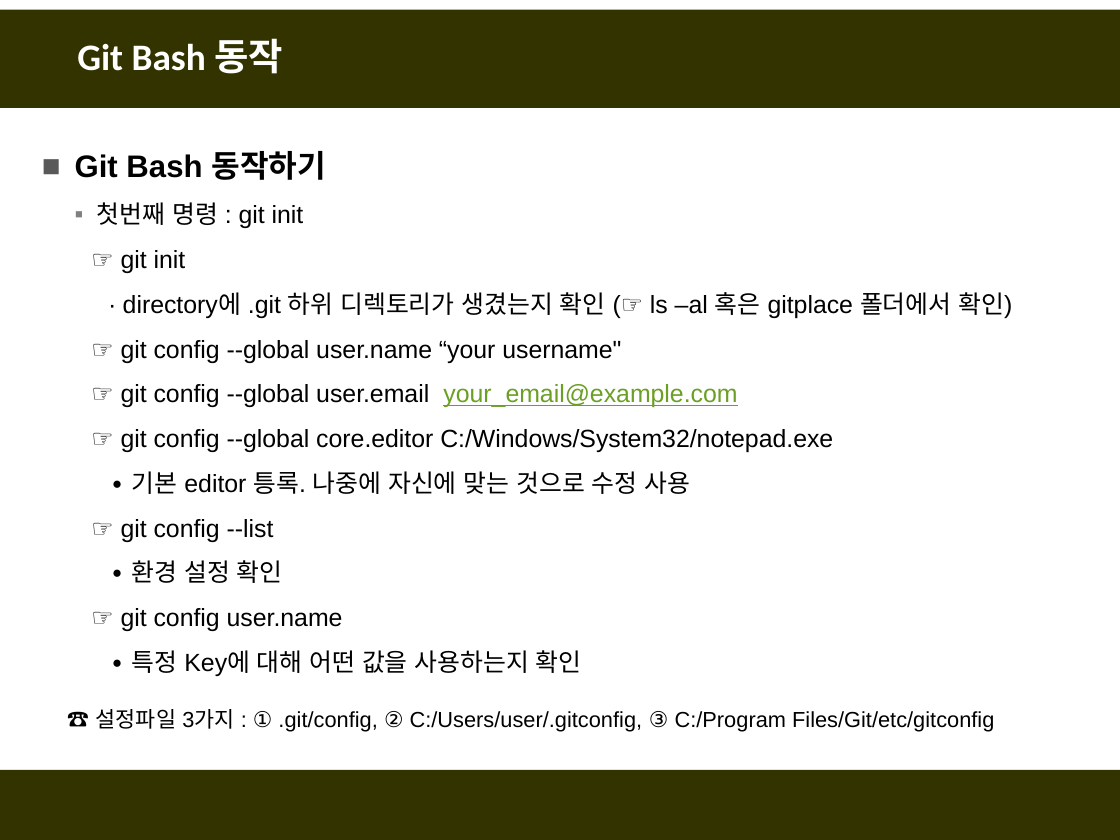
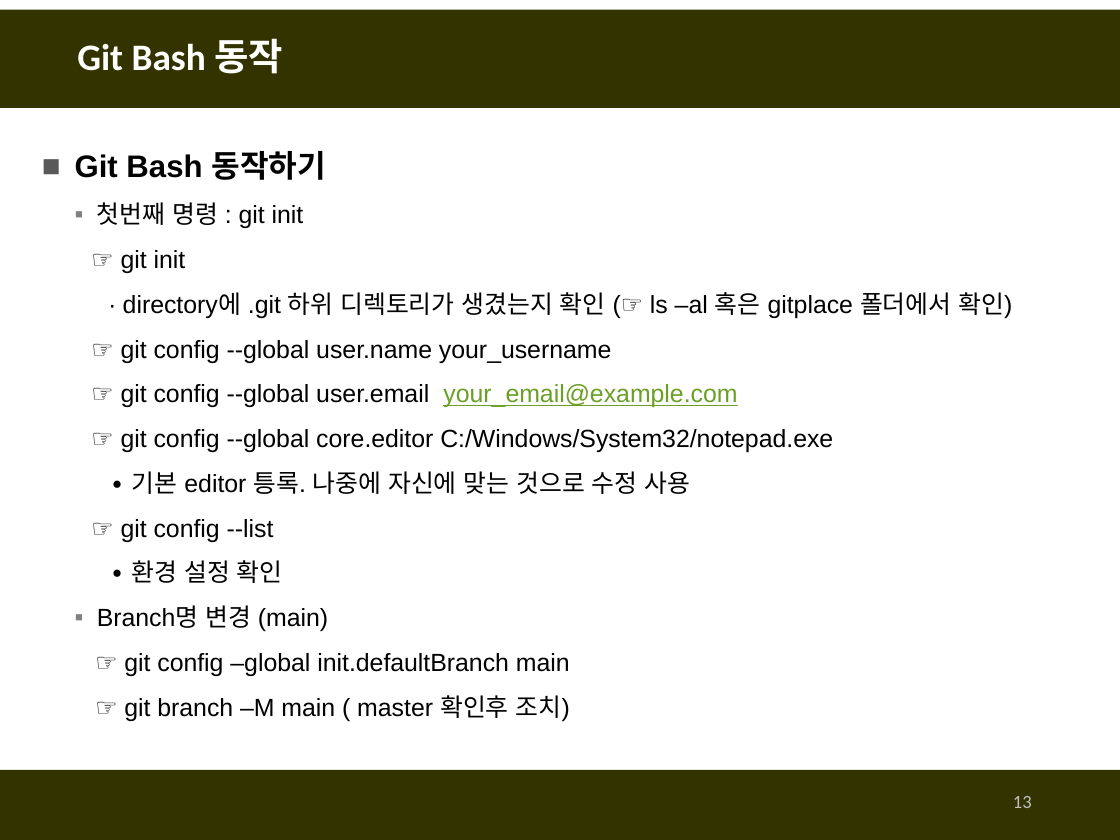
Before and after one commit to fasthill/github-lecture, a slide deck: slide 13 of git및github첫걸음.pptx. Drawn at 1120x840 pixels with LibreOffice and Linux fonts; fonts in the diff are those of the drawing. Boxes give left, top, right and bottom in pixels: in the first picture for what was removed or moved away, otherwise in the second. Text is boxed around its words. In the diff, an @@ line names an element or a change of style, - is before the commit and + after.

```diff
--- a/git및github첫걸음.pptx
+++ b/git및github첫걸음.pptx
@@ text at [121, 340, 611, 363]: text changed @@
-  ☞ git config --global user.name “your username"
+  ☞ git config --global user.name your_username
@@ text at [97, 605, 570, 721]: text changed @@
-  ☞ git config user.name
-  ∙ 특정 Key에 대해 어떤 값을 사용하는지 확인
+  ▪ Branch명 변경 (main)
+  ☞ git config –global init.defaultBranch main
+  ☞ git branch –M main ( master 확인후 조치)
@@ text removed at [96, 709, 994, 732] @@
-☎ 설정파일 3가지 : ① .git/config, ② C:/Users/user/.gitconfig, ③ C:/Program Files/Git/etc/gitconfig
@@ page number added at [1013, 796, 1032, 808], 12 pt, text #BFBFBF @@
+13
```
Also in this commit, not shown: 61 other slides changed, 5 slides added.
